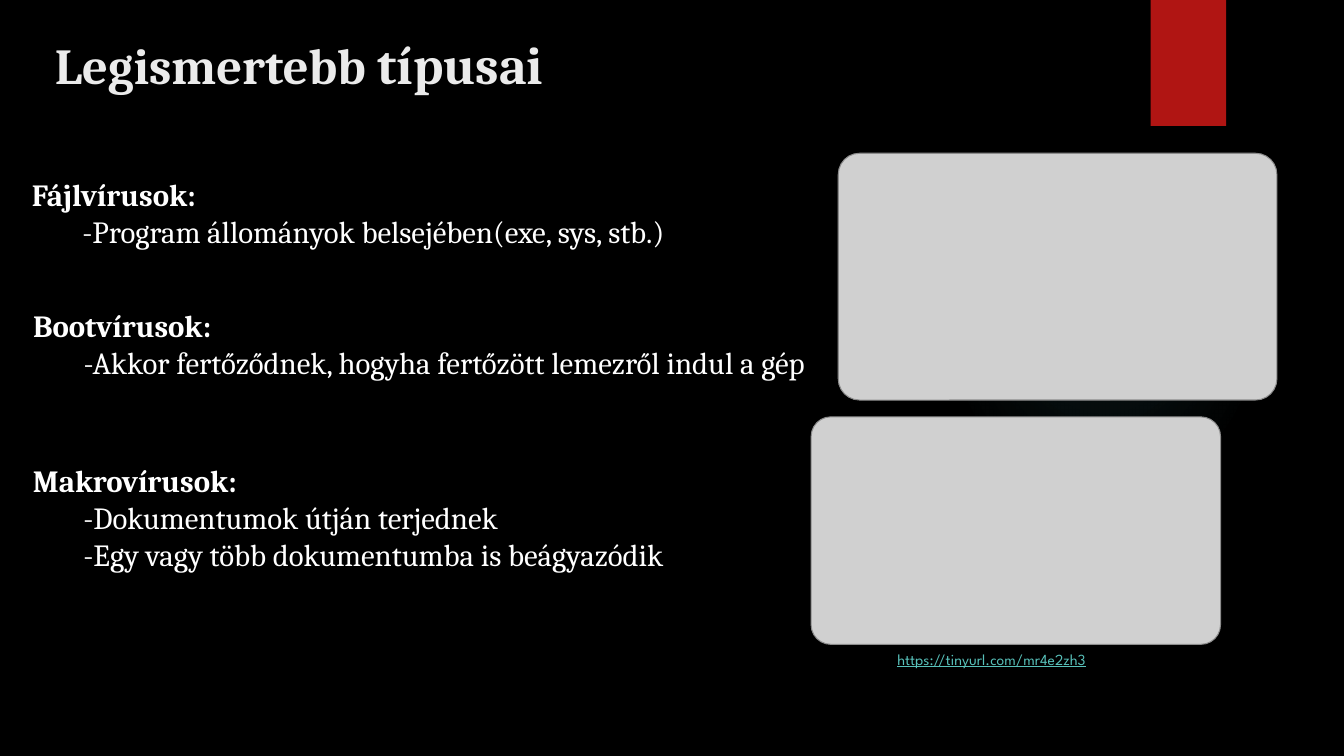
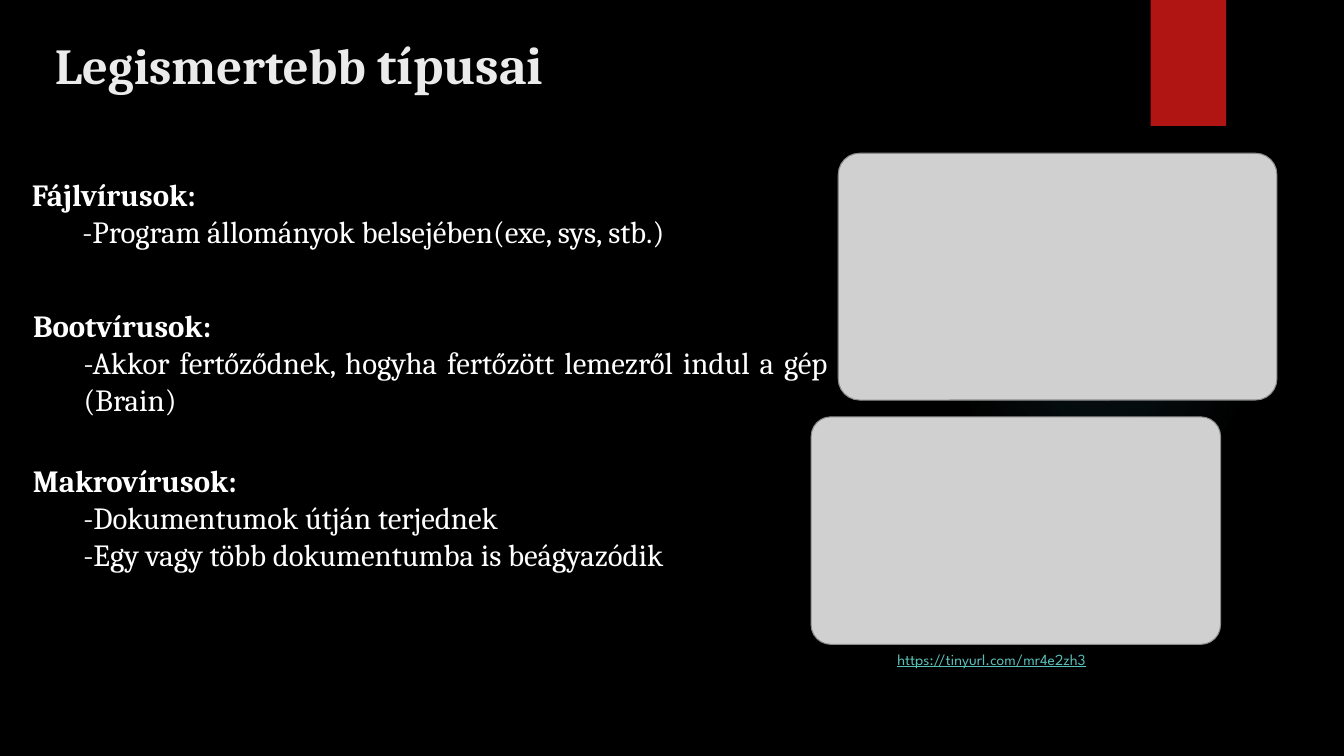
Before and after one commit to somodikonrad/Paprika, a slide deck: slide 4 of IKT PPT/Beadandó SK .pptx. Drawn at 1344x756 pixels with LibreOffice and Linux fonts; fonts in the diff are those of the drawing; grey boxes stand for pictures; background and template pictures are left out. Boxes give left, top, right and bottom in pixels: in the first picture for what was removed or moved away, otherwise in the second. Text is boxed around its words. In the diff, an @@ line names an element or a change of style, - is before the commit and + after.

```diff
--- a/IKT PPT/Beadandó SK .pptx
+++ b/IKT PPT/Beadandó SK .pptx
@@ text at [84, 352, 827, 416]: text changed @@
-  -Akkor fertőződnek, hogyha fertőzött lemezről indul a gép
+  -Akkor fertőződnek, hogyha fertőzött lemezről indul a gép (Brain)
```
Also in this commit, not shown: 5 other slides changed, 1 slide added.
